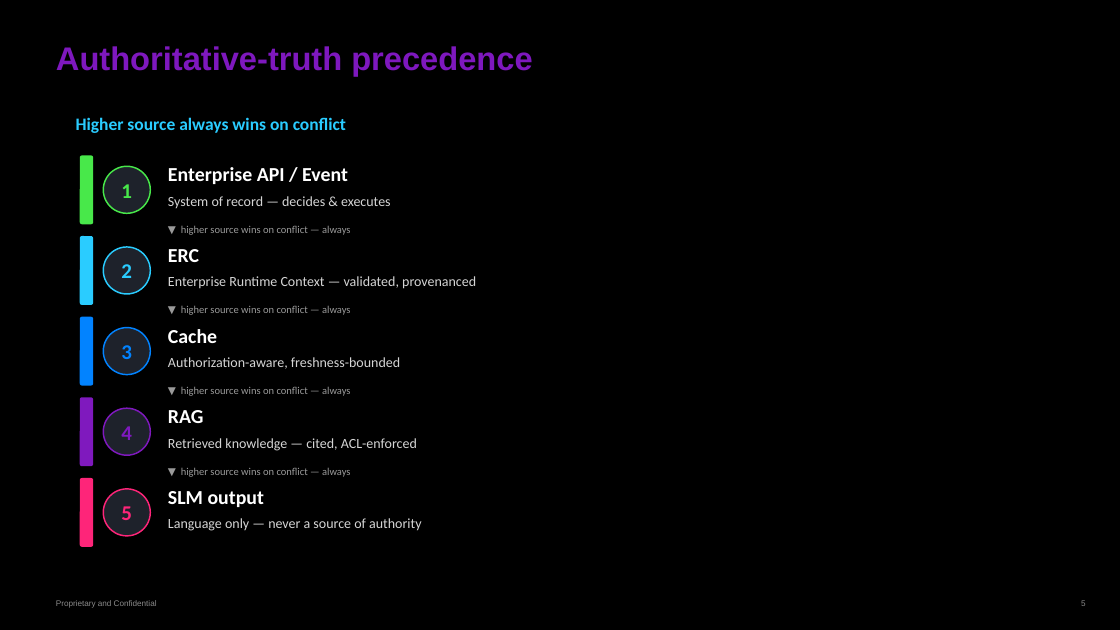
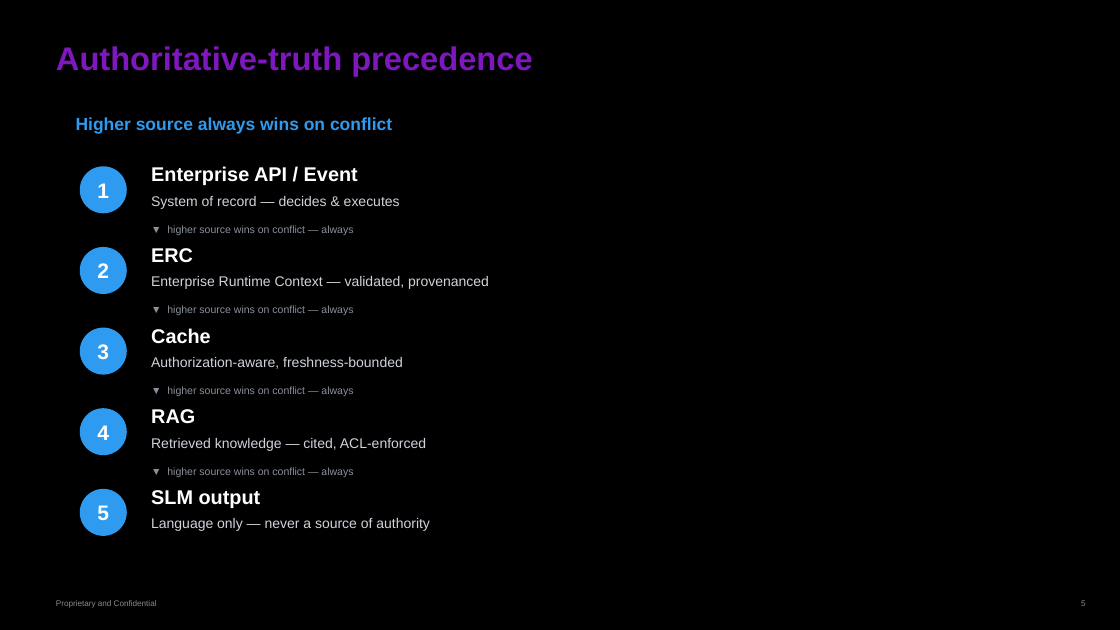
Before and after one commit to gobimca87/PF-FT, a slide deck: slide 5 of docs/PPT/00-overview.pptx. Drawn at 1120x630 pixels with LibreOffice and Linux fonts; fonts in the diff are those of the drawing; background and template pictures are left out. Boxes give left, top, right and bottom in pixels: in the first picture for what was removed or moved away, otherwise in the second. Text is boxed around its words. In the diff, an @@ line names an element or a change of style, - is before the commit and + after.

```diff
--- a/docs/PPT/00-overview.pptx
+++ b/docs/PPT/00-overview.pptx
@@ text "Higher source always wins on ..." at <box>76,117,392,134</box>: font Calibri to Arial, text colour #2ACCFF to #2E9BF0 @@
@@ ellipse "1" at <box>80,166,127,213</box>: font Calibri to Arial, text colour #48E84A to #FFFFFF; fill #1E222B to #2E9BF0; outline #48E84A 1.25 pt to none @@
@@ rounded rectangle removed at <box>80,155,93,224</box> @@
@@ text "Enterprise API / Event": place and size @@
-text "Enterprise API / Event" at <box>168,167,348,184</box>
+text "Enterprise API / Event" at <box>151,166,358,185</box>
@@ rounded rectangle removed at <box>80,236,93,305</box> @@
@@ ellipse "2" at <box>80,247,127,294</box>: font Calibri to Arial, text colour #2ACCFF to #FFFFFF; fill #1E222B to #2E9BF0; outline #2ACCFF 1.25 pt to none @@
@@ text "ERC": place and size @@
-text "ERC" at <box>168,249,199,262</box>
+text "ERC" at <box>151,248,193,263</box>
@@ font Calibri to Arial, text colour #D5D5D5 to #CFD3DA in 5 elements at <box>151,357,403,369</box>, <box>151,438,426,451</box>, <box>151,518,430,531</box>, <box>151,196,400,209</box>, <box>151,276,489,289</box> @@
@@ ellipse "3" at <box>80,328,127,375</box>: font Calibri to Arial, text colour #0283FF to #FFFFFF; fill #1E222B to #2E9BF0; outline #0283FF 1.25 pt to none @@
@@ rounded rectangle removed at <box>80,317,93,386</box> @@
@@ text "Cache": place and size @@
-text "Cache" at <box>168,329,217,343</box>
+text "Cache" at <box>151,328,211,344</box>
@@ 5 ellipses: place and size @@
-5 ellipses at <box>103,166,150,536</box>
+5 ellipses at <box>80,166,127,536</box>
@@ ellipse "4" at <box>80,408,127,455</box>: font Calibri to Arial, text colour #7F19BE to #FFFFFF; fill #1E222B to #2E9BF0; outline #7F19BE 1.25 pt to none @@
@@ rounded rectangle removed at <box>80,397,93,466</box> @@
@@ text "RAG": place and size @@
-text "RAG" at <box>168,410,204,423</box>
+text "RAG" at <box>151,409,195,424</box>
@@ rounded rectangle removed at <box>80,478,93,547</box> @@
@@ 9 texts: place and size @@
-9 texts at <box>168,196,476,531</box>
+9 texts at <box>151,196,489,531</box>
@@ font Calibri to Arial, text colour #9A9A9A to #8A909C in 4 elements at <box>167,225,353,235</box>, <box>167,305,353,315</box>, <box>167,386,353,396</box>, <box>167,467,353,477</box> @@
@@ ellipse "5" at <box>80,489,127,536</box>: font Calibri to Arial, text colour #FE2579 to #FFFFFF; fill #1E222B to #2E9BF0; outline #FE2579 1.25 pt to none @@
@@ font Calibri to Arial in 5 elements at <box>151,166,358,185</box>, <box>151,248,193,263</box>, <box>151,328,211,344</box>, <box>151,409,195,424</box>, <box>151,490,261,508</box> @@
@@ text "SLM output": place and size @@
-text "SLM output" at <box>168,491,264,507</box>
+text "SLM output" at <box>151,490,261,508</box>
```
Also in this commit, not shown: 11 other slides changed, 3 other files.
